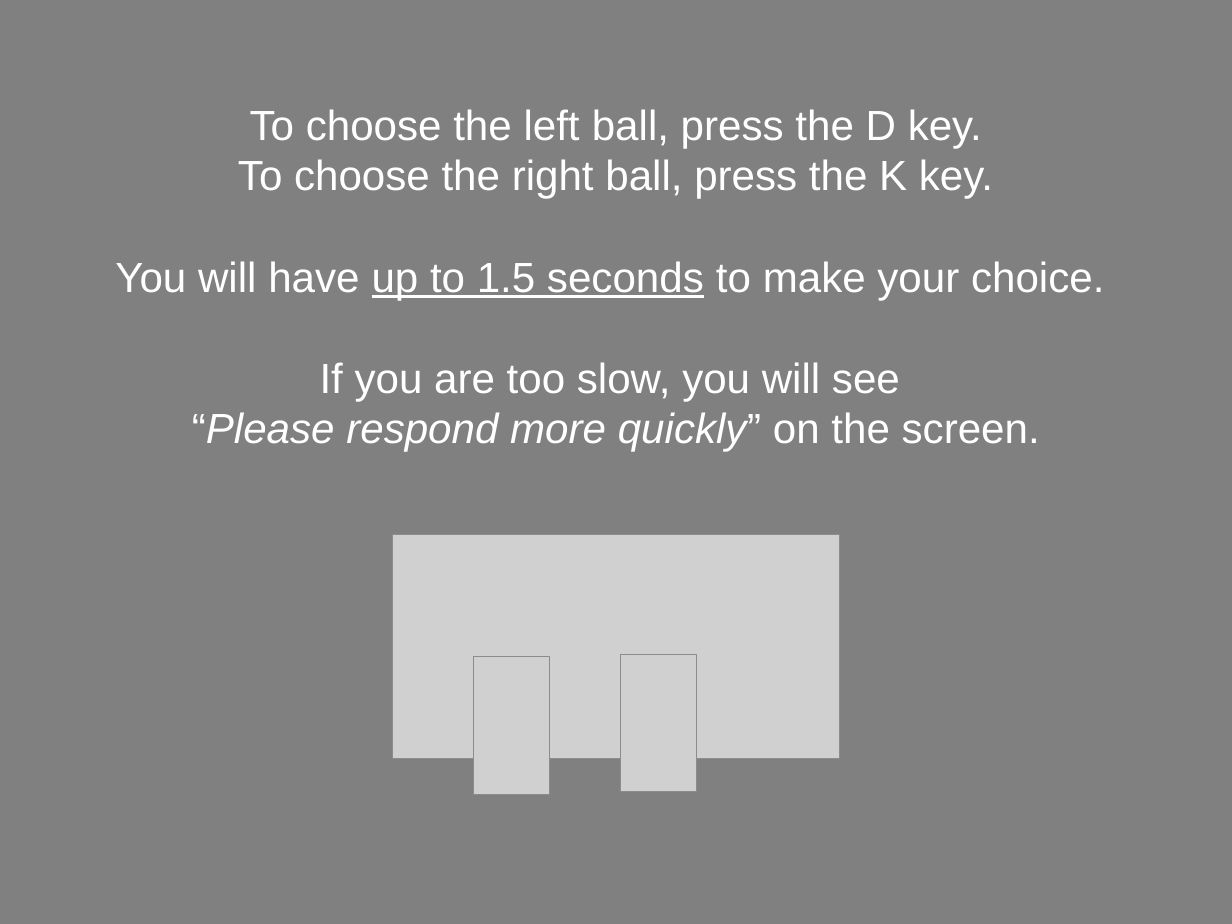
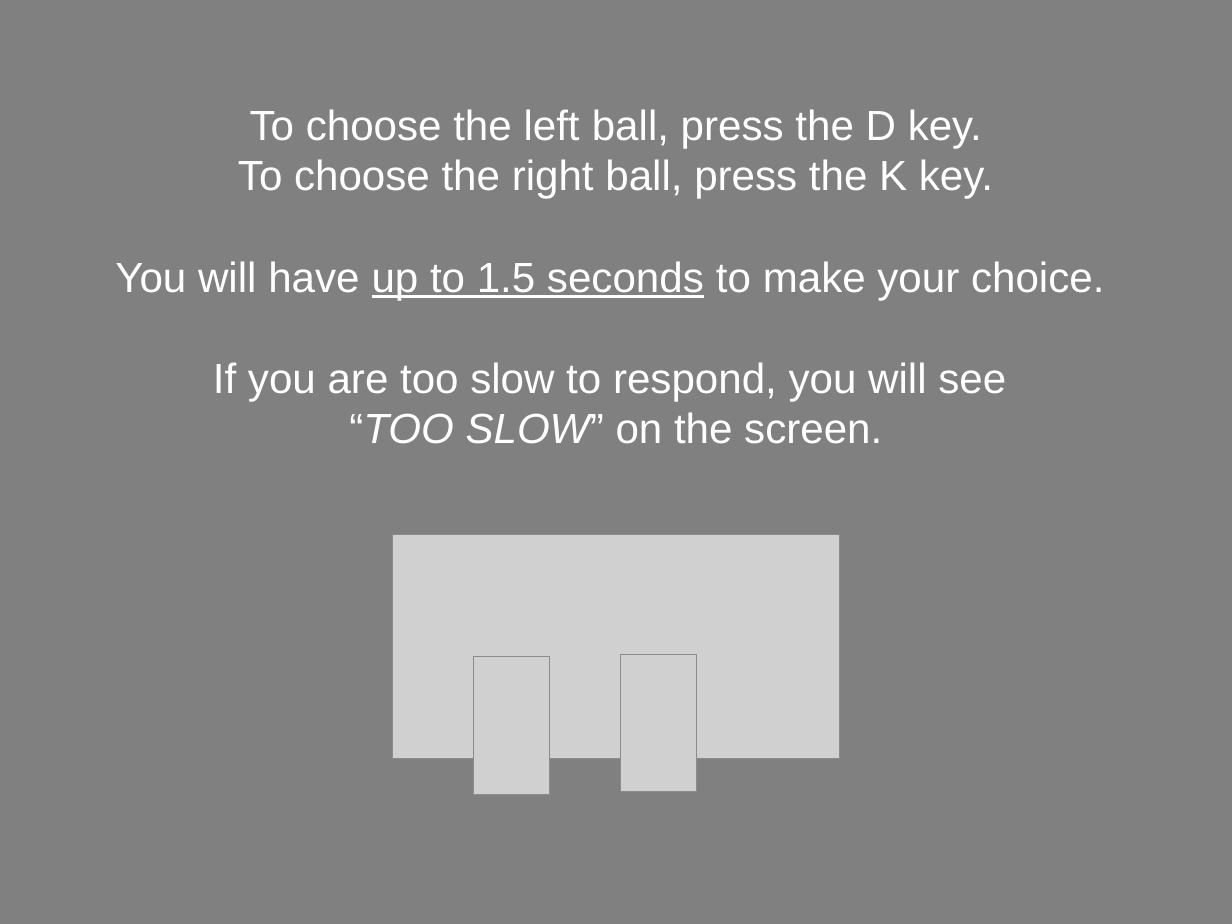
Before and after one commit to NatalieBiderman/Categories_fMRI_MTurk, a slide deck: slide 51 of static/Tools/fMRIDirections.pptx. Drawn at 1232x924 pixels with LibreOffice and Linux fonts; fonts in the diff are those of the drawing; grey boxes stand for pictures. Boxes give left, top, right and bottom in pixels: in the first picture for what was removed or moved away, otherwise in the second. Text is boxed around its words. In the diff, an @@ line names an element or a change of style, - is before the commit and + after.

```diff
--- a/static/Tools/fMRIDirections.pptx
+++ b/static/Tools/fMRIDirections.pptx
@@ subtitle at [213,362,1006,444]: text changed @@
-If you are too slow, you will see
-“Please respond more quickly” on the screen.
+If you are too slow to respond, you will see
+“TOO SLOW” on the screen.
```
Also in this commit, not shown: 5 other slides changed, 5 other files.
